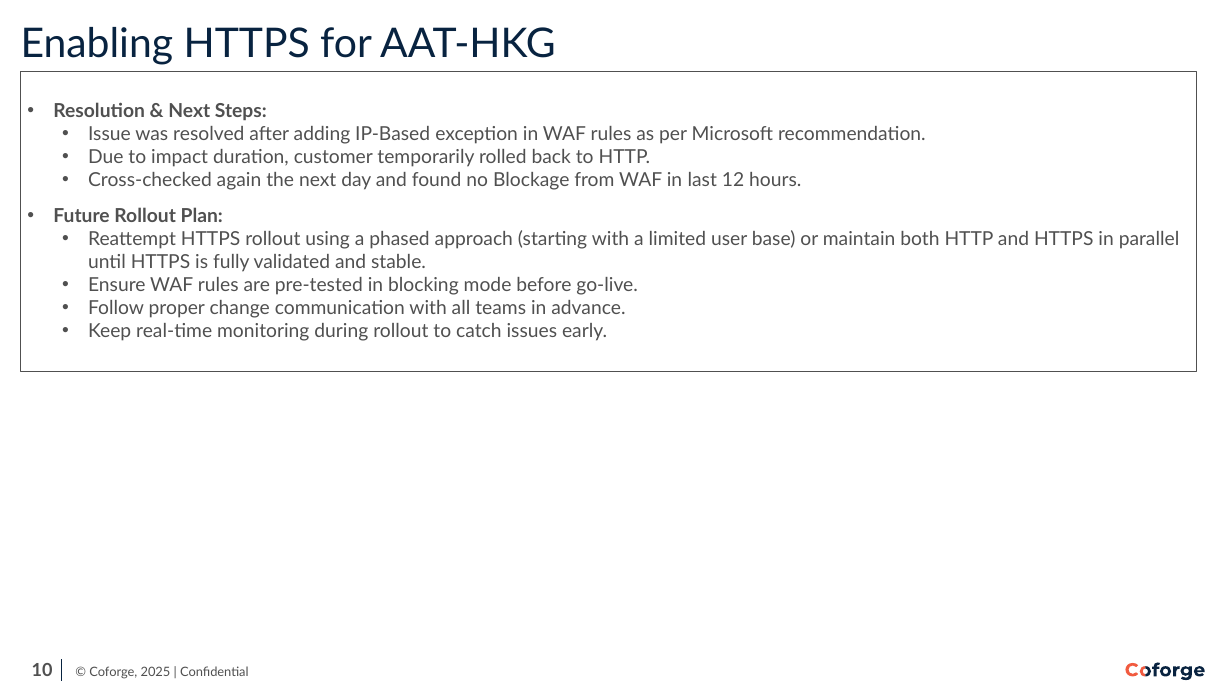
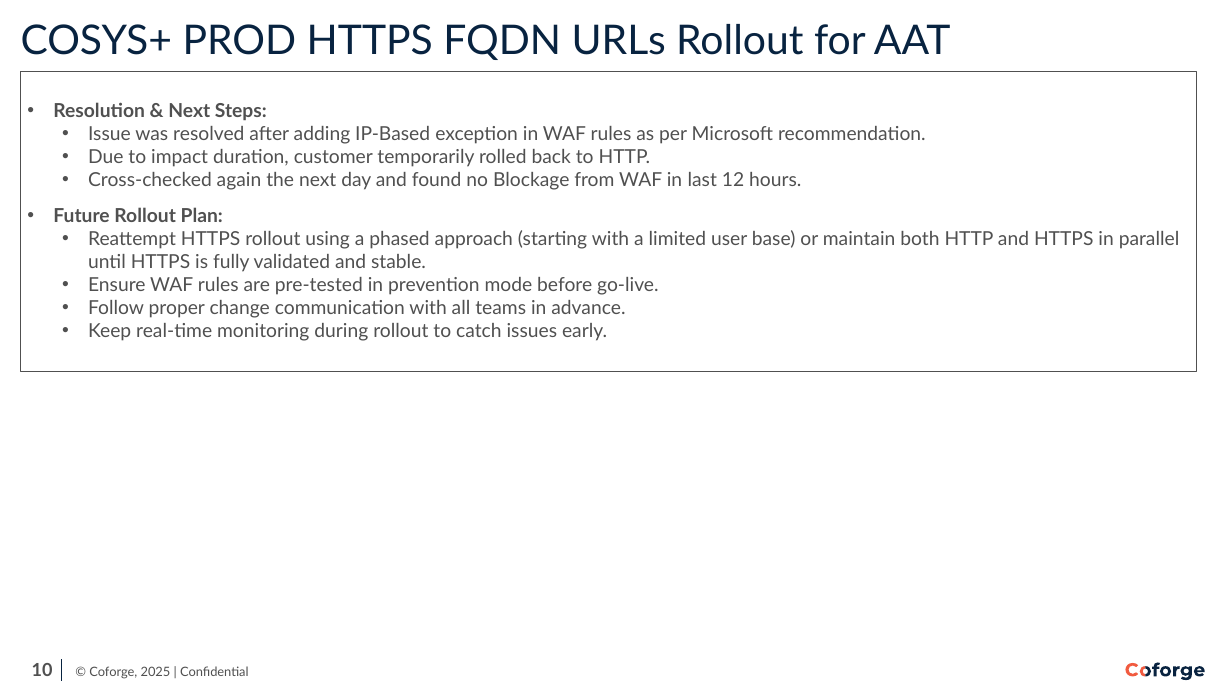
Before and after one commit to Ashu-tosh-Padhi/AshutoshPortfolio, a slide deck: slide 10 of SATS_Bi-Monthly Infra Review_June'26.pptx. Drawn at 1232x693 pixels with LibreOffice and Linux fonts; fonts in the diff are those of the drawing; background and template pictures are left out. Boxes give left, top, right and bottom in pixels: in the first picture for what was removed or moved away, otherwise in the second. Text is boxed around its words. In the diff, an @@ line names an element or a change of style, - is before the commit and + after.

```diff
--- a/SATS_Bi-Monthly Infra Review_June'26.pptx
+++ b/SATS_Bi-Monthly Infra Review_June'26.pptx
@@ title at <box>21,24,951,60</box>: text changed @@
-Enabling HTTPS for AAT-HKG
+COSYS+ PROD HTTPS FQDN URLs Rollout for AAT
@@ text in rectangle at <box>88,277,659,295</box>: text changed @@
-  • Ensure WAF rules are pre-tested in blocking mode before go-live.
+  • Ensure WAF rules are pre-tested in prevention mode before go-live.
```
Also in this commit, not shown: 6 other slides changed, 4 slides added, 2 slides removed.
